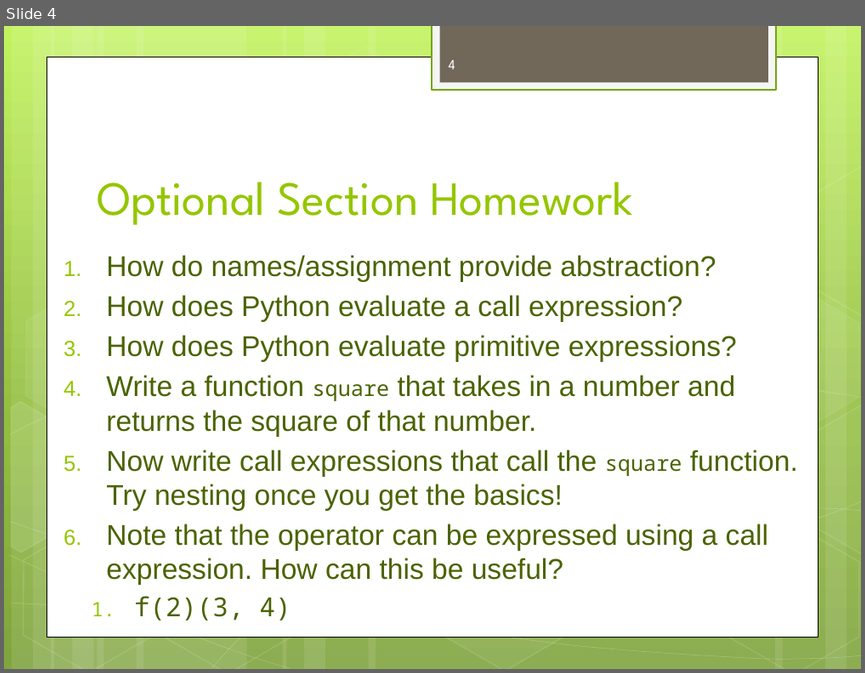
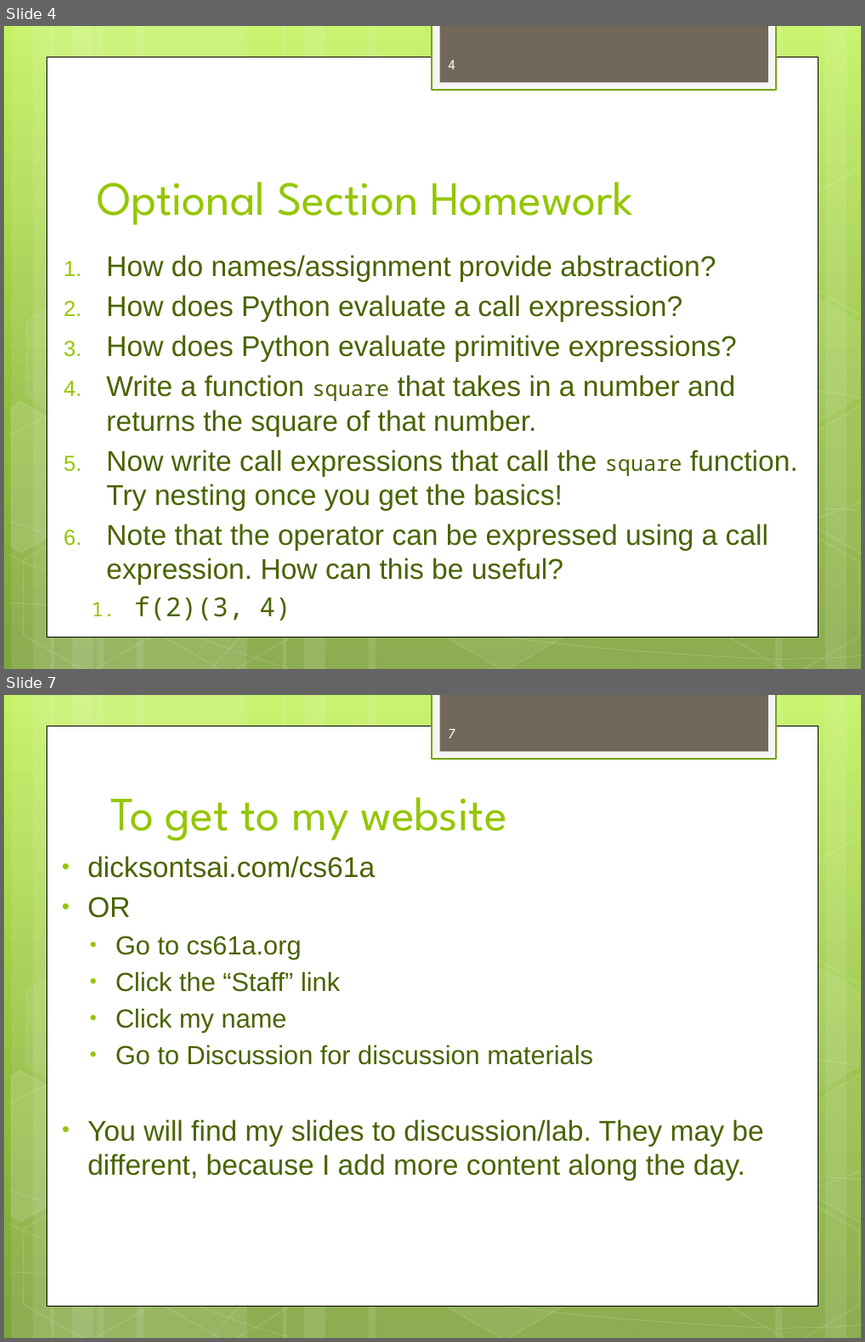
Before and after one commit to dicksontsai/dicksontsai.github.io, a slide deck: cs61a/discussion/lab1.pptx. Shown one above the other, each under a label of ours: slide 4 before the commit, slides 4 and 7 after it; the slides between them are not shown. The pictures are 865x673 and 865x1342 pixels, drawn with LibreOffice and Linux fonts; fonts in the diff are those of the drawing. Boxes give left, top, right and bottom in pixels: in the first picture for what was removed or moved away, otherwise in the second. Text is boxed around its words. In the diff, an @@ line names an element or a change of style, - is before the commit and + after.

```diff
--- a/cs61a/discussion/lab1.pptx
+++ b/cs61a/discussion/lab1.pptx
@@ slide 7 added at <box>4,695,861,1338</box>, background gradient #C3F35F to #93BF3F to #81A53E; not listed: 31 template elements that a slide beside it also shows @@
@@ page number added at <box>449,729,456,738</box>, 12 pt, text #FEFEFE @@
+7
@@ title added at <box>110,797,507,841</box>, 40 pt, text #94C600 @@
+To get to my website
@@ text added at <box>87,856,763,1180</box>, 24 pt, text #4A6300 @@
+• dicksontsai.com/cs61a
+• OR
+  • Go to cs61a.org
+  • Click the “Staff” link
+  • Click my name
+  • Go to Discussion for discussion materials
+• You will find my slides to discussion/lab. They may be different, because I add more content along the day.
```
Also in this commit, not shown: 2 other slides added, 1 other file.
